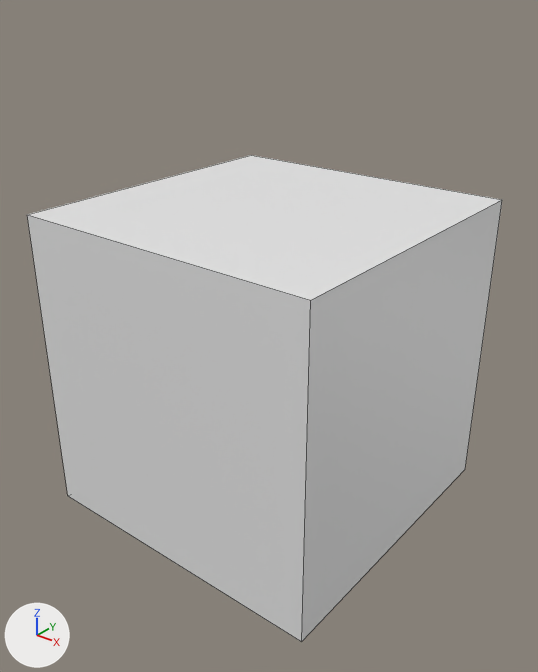
Renders of the Blender file characters/trashbag/trashbag.blend from each side of a commit.
Before and after are seen from a 50 mm lens placed at (2.68, -3.38, 2.24), pointed at (-0.04, 0.02, 0.13). The lights are fixed; the arrows at lower left show +X, +Y and +Z. Mesh edges are drawn as thin lines.
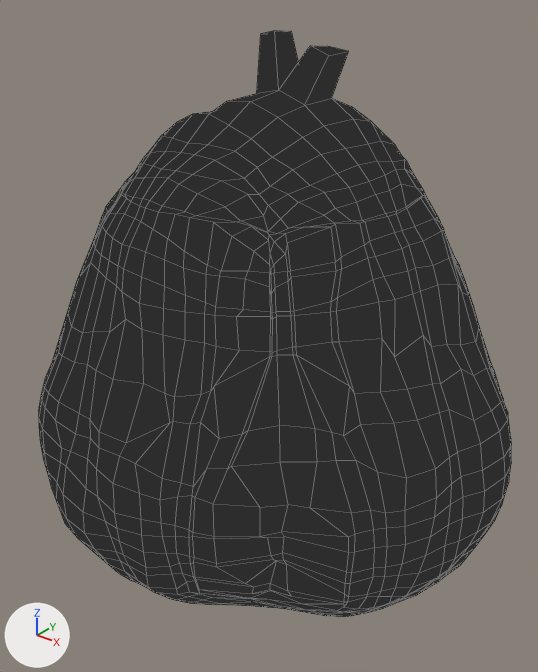
Where the change shows, as pixel boxes [x1, y1, x2, y2] in the pictures (538 x 672 px):
'Cube', reshaped, moved, turned, rescaled: before [27, 155, 502, 642]; after [39, 30, 511, 617]
part 1 of me_cube_001, built on: before [27, 155, 502, 642]; after [39, 30, 511, 617]

What changed in the scene script:
```text
Add mat_black:
    mat_black = bpy.data.materials.new('black')
    # nodes: OutputMaterial, ValToRGB
    # colours: black #1a1a1a, black #272727, black #2d2d2d, grey #777777
Change me_cube_001:
    used by ob_cube; location = (0.0, 0.0, 0.0)
    remove me_cube_001.from_pydata(...)  # 8 vertices, 6 faces; spans x -1.0..1.0, y -1.0..1.0, z -1.0..1.0
    add me_cube_001.from_pydata(...)  # 1546 vertices, 1544 faces; spans x -0.87..0.81, y -0.84..0.8, z -1.0..1.13
    me_cube_001 part 1: 8 vertices removed from x -1.0..1.0, y -1.0..1.0, z -1.0..1.0; 1546 vertices added at x -0.87..0.81, y -0.84..0.8, z -1.0..1.13
    me_cube_001 part 2: the surface is now shaded smooth
    add me_cube_001.materials.append(mat_black)
Change ob_cube:
    ob_cube.location: (0.0, 0.0, 0.0) -> (0.055, 0.0, 0.0)
    ob_cube.rotation_euler: (0.0, 0.0, 0.0) -> (0.0, 0.0, -1.727)  # degrees (0, 0, 0) -> degrees (0, 0, -99)
    ob_cube.scale: (1.0, 1.0, 1.0) -> (1.73, 1.73, 1.73)
```
